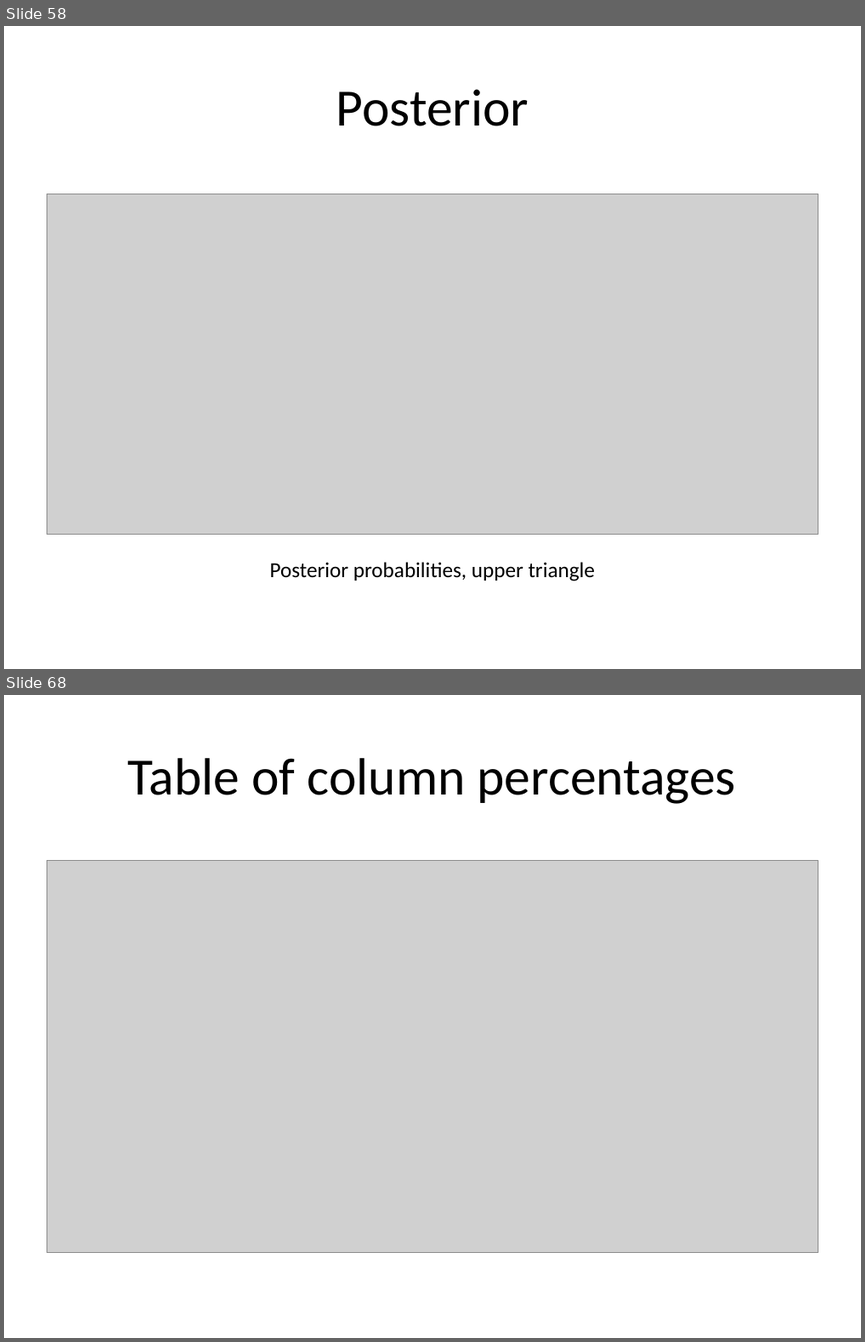
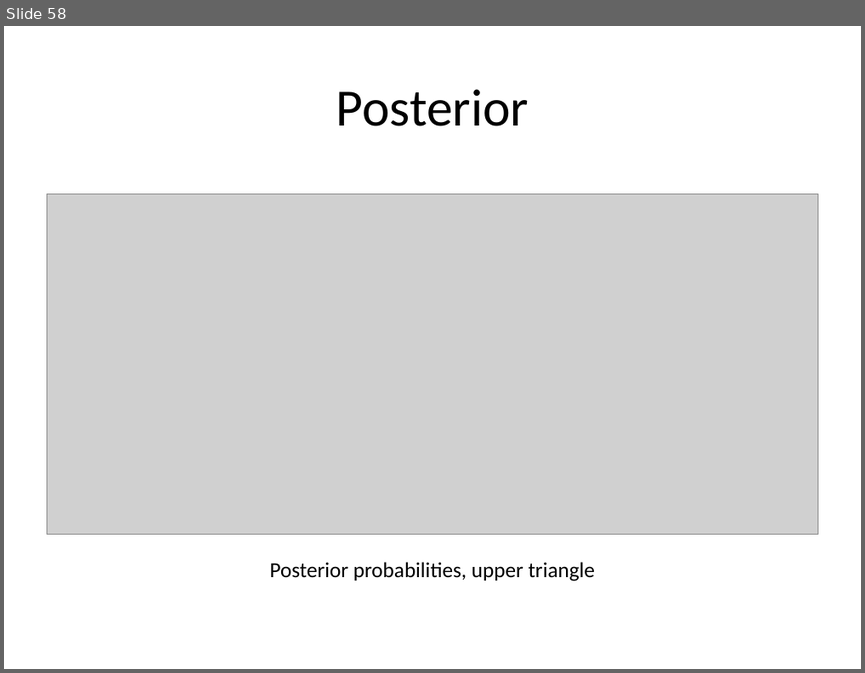
Before and after one commit to classes-medb/5510, a slide deck: src/video-12-hypothesis-testing.pptx. Shown one above the other, each under a label of ours: slides 58 and 68 before the commit, slide 58 after it; the slides between them are not shown. The pictures are 865x1342 and 865x673 pixels, drawn with LibreOffice and Linux fonts; fonts in the diff are those of the drawing; grey boxes stand for pictures. Boxes give left, top, right and bottom in pixels: in the first picture for what was removed or moved away, otherwise in the second. Text is boxed around its words. In the diff, an @@ line names an element or a change of style, - is before the commit and + after.

```diff
--- a/src/video-12-hypothesis-testing.pptx
+++ b/src/video-12-hypothesis-testing.pptx
@@ slide 68 removed at [4, 695, 861, 1338], background #FFFFFF @@
@@ title removed at [128, 758, 736, 804] @@
-Table of column percentages
@@ picture removed at [46, 861, 818, 1252] @@
```
Also in this commit, not shown: 3 slides changed, 49 other slides removed, 1 other file.
